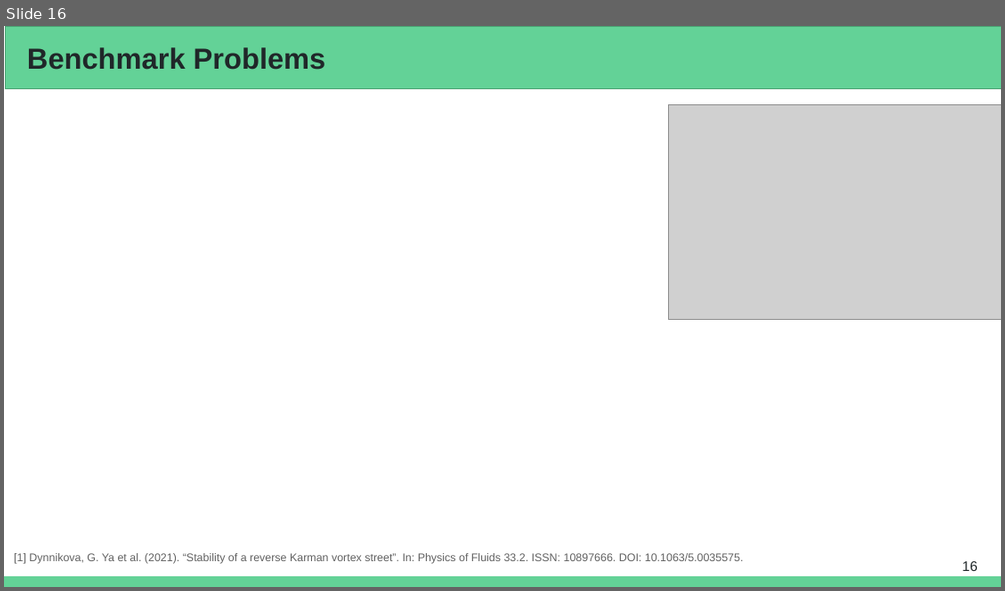
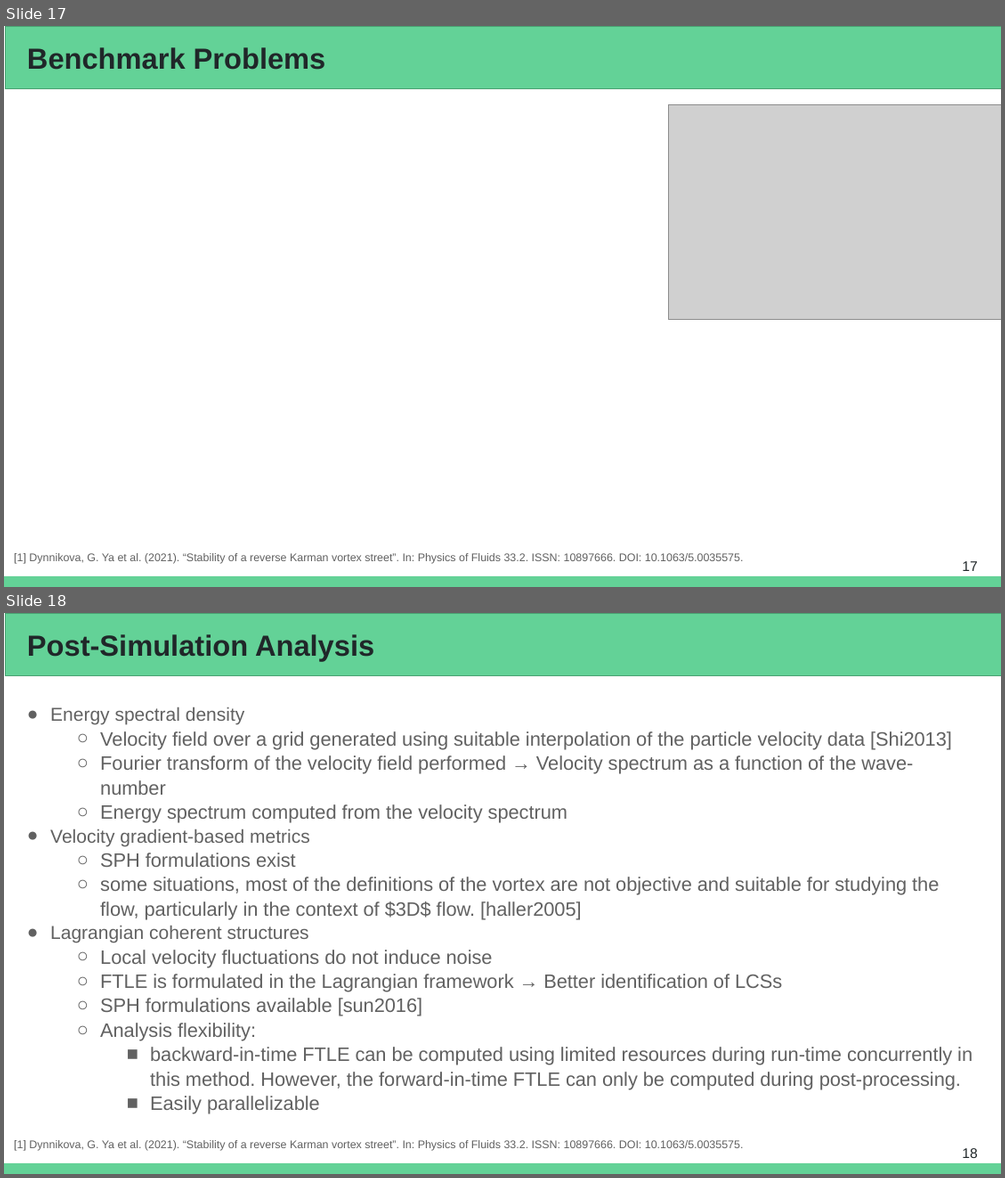
Before and after one commit to Prajwal-Prathiksh/ddp-thesis, a slide deck: report/DDP Stage I - 2022.pptx. Shown one above the other, each under a label of ours: slide 16 before the commit, slides 17 and 18 after it. The pictures are 1005x591 and 1005x1178 pixels, drawn with LibreOffice and Linux fonts; fonts in the diff are those of the drawing; grey boxes stand for pictures. Boxes give left, top, right and bottom in pixels: in the first picture for what was removed or moved away, otherwise in the second. Text is boxed around its words. In the diff, an @@ line names an element or a change of style, - is before the commit and + after.

```diff
--- a/report/DDP Stage I - 2022.pptx
+++ b/report/DDP Stage I - 2022.pptx
@@ slide 18 added at [4,613,1001,1174], background #FFFFFF; not listed: 1 template element that a slide beside it also shows @@
@@ rectangle added at [5,613,1001,676], fill #63D297, outline #4BA173 0.75 pt @@
@@ title added at [27,634,374,661], 28 pt, text #202729, bold @@
+Post-Simulation Analysis
@@ text added at [50,707,972,1114], 18.7 pt, text #616161 @@
+● Energy spectral density
+  ○ Velocity field over a grid generated using suitable interpolation of the particle velocity data [Shi2013]
+  ○ Fourier transform of the velocity field performed → Velocity spectrum as a function of the wave-number
+  ○ Energy spectrum computed from the velocity spectrum
+● Velocity gradient-based metrics
+  ○ SPH formulations exist
+  ○ some situations, most of the definitions of the vortex are not objective and suitable for studying the flow, particularly in the context of $3D$ flow. [haller2005]
+● Lagrangian coherent structures
+  ○ Local velocity fluctuations do not induce noise
+  ○ FTLE is formulated in the Lagrangian framework → Better identification of LCSs
+  ○ SPH formulations available [sun2016]
+  ○ Analysis flexibility:
+    ■ backward-in-time FTLE can be computed using limited resources during run-time concurrently in this method. However, the forward-in-time FTLE can only be computed during post-processing.
+    ■ Easily parallelizable
@@ text added at [14,1140,744,1151], 10.7 pt, text #616161 @@
+[1] Dynnikova, G. Ya et al. (2021). “Stability of a reverse Karman vortex street”. In: Physics of Fluids 33.2. ISSN: 10897666. DOI: 10.1063/5.0035575.
@@ page number added at [962,1148,977,1158], 13.3 pt, text #202729 @@
+18
@@ what was slide 16 is now slide 17 @@
@@ page number at [962,561,977,571]: text changed @@
-16
+17
```
Also in this commit, not shown: 2 slides changed, 2 other slides added.
